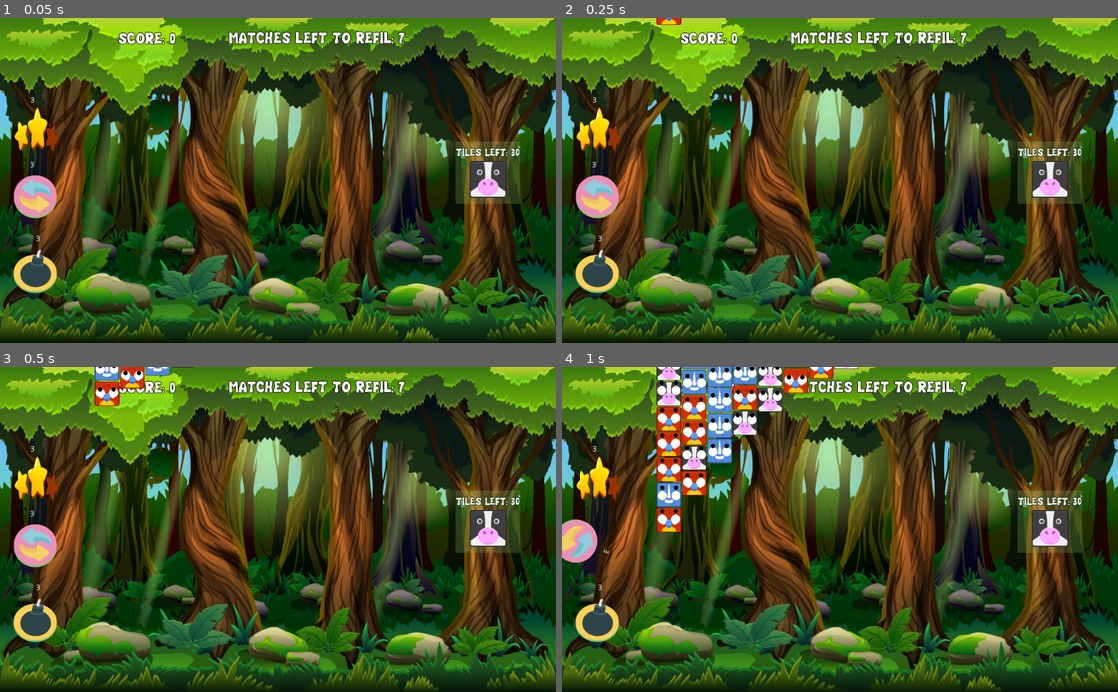
Above: before the commit, frames 1-4 (two rows, left to right).
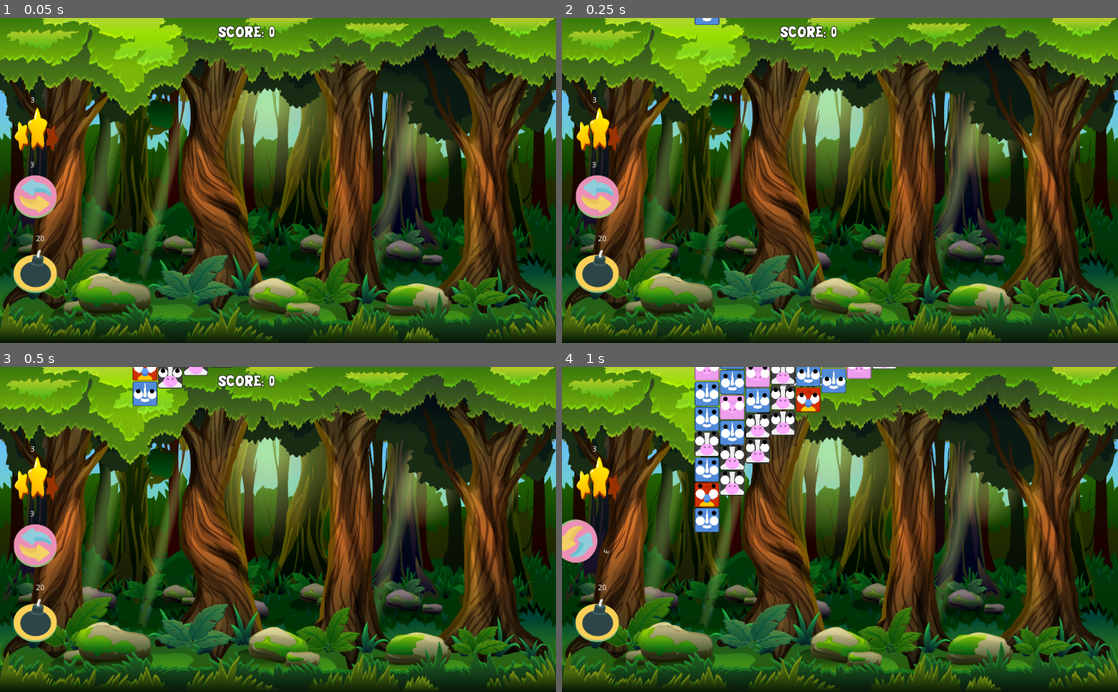
Above: after the commit, the same moments.

Repository: borkoDimitrov/AnimalBlocks
Game: Godot game, scene res://Level/LevelTileDestroyer.tscn
The game is run twice, just before and just after one commit, with the same random seed, the same clock (stepped at 60 frames per second) and the same inputs. Before the commit the project starts from res://Level/LevelTileCount.tscn.
Inputs (mouse positions are in pixels of both pictures, inside the frame that each line leads up to):
- Up to frame 1 (0.05 s): no input
- Up to frame 2 (0.25 s): no input
- Up to frame 3 (0.5 s): no input
- Up to frame 4 (1 s): click (595, 545) at 0.52 s

The runs differ from the first frame. In frame 1, 3.5% of the frame differs, in the area x 6-94%, y 2-69%; in frame 2, 3.6%; in frame 3, 4.8%; in frame 4, 13%, in the area x 6-94%, y 0-69%.

Commit message:
Add tile destroyer mode

Diff:
--- a/Level/Level.gd
+++ b/Level/Level.gd
@@ -93,6 +93,16 @@
 		player.play_sound()
 		player.connect("finished", player, "queue_free")
 
+func SpawnTiles(count, position):
+	for index in range(count):
+		var figureId = possible_tiles[randi() % number_of_animals]
+		var tile = load(figureId).instance()
+		tile.tile_info = figureId
+		var end_position = Vector2(position.x, -250 -(index * 140))
+		tile.position = end_position
+		$Tiles.add_child(tile)
+	get_tree().call_group("tiles", "EnableBlockButton")
+
 func HandleTileClicked(tile):
 	for skill in $"%Skills".get_children():
 		if skill.IsActive() and skill.HandleTileClick(tile):
--- a/Level/LevelTileCount.gd
+++ b/Level/LevelTileCount.gd
@@ -38,16 +38,6 @@
 			tilesToSpawn = min(3, tilesToSpawn)
 			yield(get_tree().create_timer(0.1), "timeout")
 			SpawnTiles(tilesToSpawn, detector.position)
-		get_tree().call_group("tiles", "EnableBlockButton")
-
-func SpawnTiles(count, position):
-	for index in range(count):
-		var figureId = possible_tiles[randi() % number_of_animals]
-		var tile = load(figureId).instance()
-		tile.tile_info = figureId
-		var end_position = Vector2(position.x, -250 -(index * 140))
-		tile.position = end_position
-		$Tiles.add_child(tile)
 
 
 func DestroyTile(tile):
@@ -68,9 +58,3 @@
 		ReduceTileCount(tileCount)
 		if tiles_left_count <= 0:
 			.LevelWon()
-
-func _input(event):
-	if event.is_action_pressed("mouse_button_right"):
-		var test = load("res://TileDestroyer.tscn").instance()
-		add_child(test)
-		test.global_position = get_global_mouse_position()
--- /dev/null
+++ b/Level/LevelTileDestroyer.gd
@@ -0,0 +1,37 @@
+extends "res://Level/Level.gd"
+
+# FOR WINNING LEVEL
+export var TARGET_TILE_MATCH = 7
+export var TARGET_TILE_MATCH_COUNT = 5
+
+# FOR SPAWNING TILE DESTROYER
+export var SPAWN_TILE_DESTROYER : int = 3
+var current_match_count = SPAWN_TILE_DESTROYER
+
+func OnMatch(tile, count):
+	.OnMatch(tile, count)
+
+	current_match_count -= 1
+	if current_match_count == 0:
+		current_match_count = SPAWN_TILE_DESTROYER
+		SpawnTileDestroyer()
+
+func SpawnTileDestroyer():
+	var randIdx = randi() % $Detectors.get_child_count()
+	var detector = $Detectors.get_child(randIdx)
+	while detector.GetCurrentTilesCount() <= 0:
+		randIdx = randi() % $Detectors.get_child_count()
+		detector = $Detectors.get_child(randIdx)
+
+	yield(get_tree().create_timer(0.2),"timeout")
+	var childCount = detector.GetCurrentTilesCount()
+	var gravityScale = range_lerp(childCount,0, 9, 10, 50)
+	var positionY = range_lerp(childCount,0, 9, -200, -400)
+
+	var tileDestroy = load("res://TileDestroyer.tscn").instance()
+	$Tiles.add_child(tileDestroy)
+	tileDestroy.gravity_scale = gravityScale
+	tileDestroy.global_position = Vector2(detector.global_position.x, positionY)
+
+	yield(get_tree().create_timer(1),"timeout")
+	SpawnTiles(level_size.y, detector.global_position)
--- /dev/null
+++ b/Level/LevelTileDestroyer.tscn
@@ -0,0 +1,16 @@
+[gd_scene load_steps=3 format=2]
+
+[ext_resource path="res://Level/Level.tscn" type="PackedScene" id=1]
+[ext_resource path="res://Level/LevelTileDestroyer.gd" type="Script" id=2]
+
+[node name="LevelTileDestroyer" instance=ExtResource( 1 )]
+script = ExtResource( 2 )
+level_size = Vector2( 10, 10 )
+number_of_animals = 4
+weight = 0.2
+TARGET_TILE_MATCH = 7
+TARGET_TILE_MATCH_COUNT = 5
+SPAWN_TILE_DESTROYER = 3
+
+[node name="SmallBomb" parent="CanvasLayer/Skills" index="1"]
+skill_uses_left = 20
--- a/Plugins/destructible_object.tscn
+++ b/Plugins/destructible_object.tscn
@@ -1,9 +1,7 @@
-[gd_scene load_steps=4 format=2]
+[gd_scene load_steps=3 format=2]
 
 [ext_resource path="res://Plugins/destructible_object.gd" type="Script" id=1]
 [ext_resource path="res://Assets/Sprites/Animals/chick.png" type="Texture" id=2]
-
-[sub_resource type="RectangleShape2D" id=1]
 
 [node name="object" type="RigidBody2D"]
 position = Vector2( 489, 271 )
@@ -17,11 +15,3 @@
 __meta__ = {
 "_edit_lock_": true
 }
-
-[node name="CollisionShape2D" type="CollisionShape2D" parent="."]
-shape = SubResource( 1 )
-disabled = true
-one_way_collision = true
-__meta__ = {
-"_edit_lock_": true
-}
--- a/TileDestroyer.gd
+++ b/TileDestroyer.gd
@@ -2,3 +2,6 @@
 
 func _on_TileDestroyer_body_entered(body):
 	body.DestroyBlock()
+
+func _on_VisibilityNotifier2D_screen_exited():
+	queue_free()
--- a/TileDestroyer.tscn
+++ b/TileDestroyer.tscn
@@ -9,8 +9,8 @@
 [node name="TileDestroyer" type="RigidBody2D"]
 collision_layer = 0
 mode = 2
-mass = 75.0
-gravity_scale = 15.0
+mass = 150.0
+gravity_scale = 50.0
 contacts_reported = 1
 contact_monitor = true
 can_sleep = false
@@ -23,4 +23,7 @@
 [node name="CollisionShape2D" type="CollisionShape2D" parent="."]
 shape = SubResource( 1 )
 
+[node name="VisibilityNotifier2D" type="VisibilityNotifier2D" parent="."]
+
 [connection signal="body_entered" from="." to="." method="_on_TileDestroyer_body_entered"]
+[connection signal="screen_exited" from="VisibilityNotifier2D" to="." method="_on_VisibilityNotifier2D_screen_exited"]
--- a/Utils/ColumnDetector.gd
+++ b/Utils/ColumnDetector.gd
@@ -1,4 +1,6 @@
 extends RayCast2D
+
+onready var timer = $Timer
 
 func DetectBlocks():
 	$Timer.start()
--- a/project.godot
+++ b/project.godot
@@ -11,7 +11,7 @@
 [application]
 
 config/name="DeerBlocks"
-run/main_scene="res://Level/LevelTileCount.tscn"
+run/main_scene="res://Level/LevelTileDestroyer.tscn"
 
 [autoload]
 
